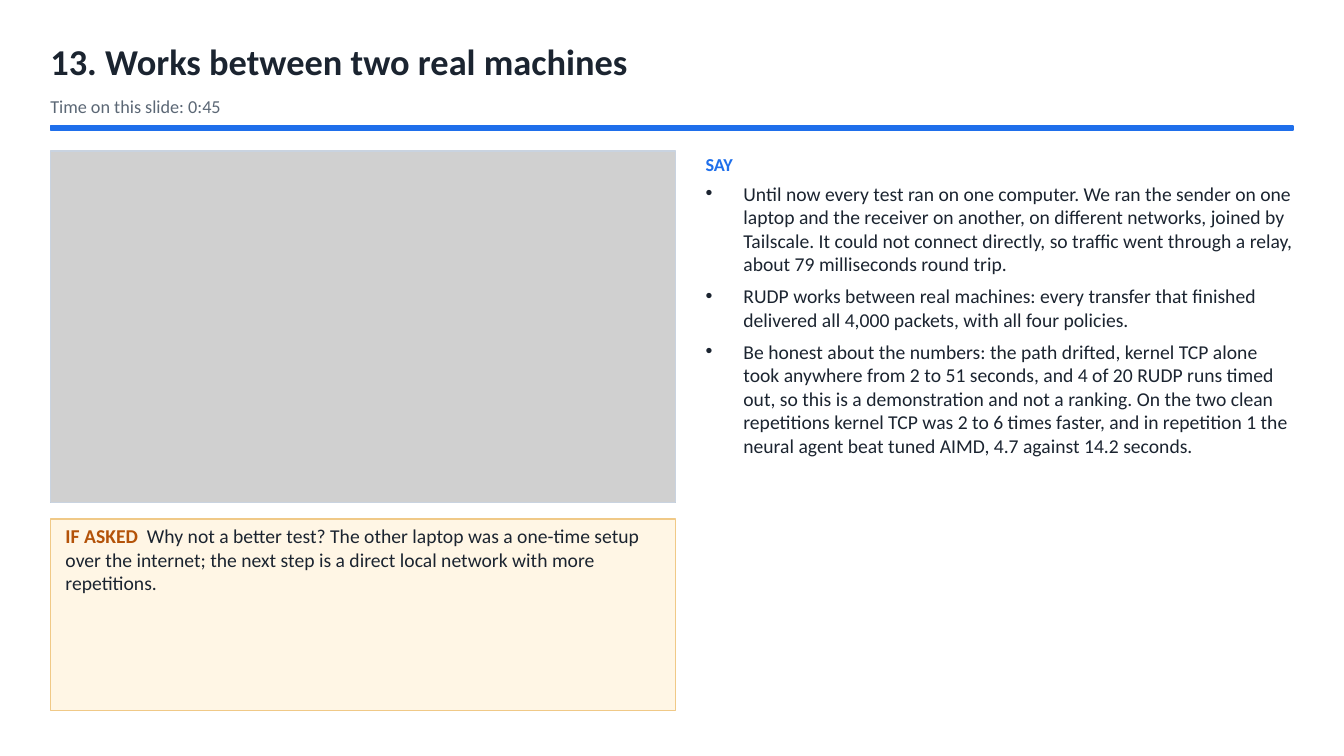
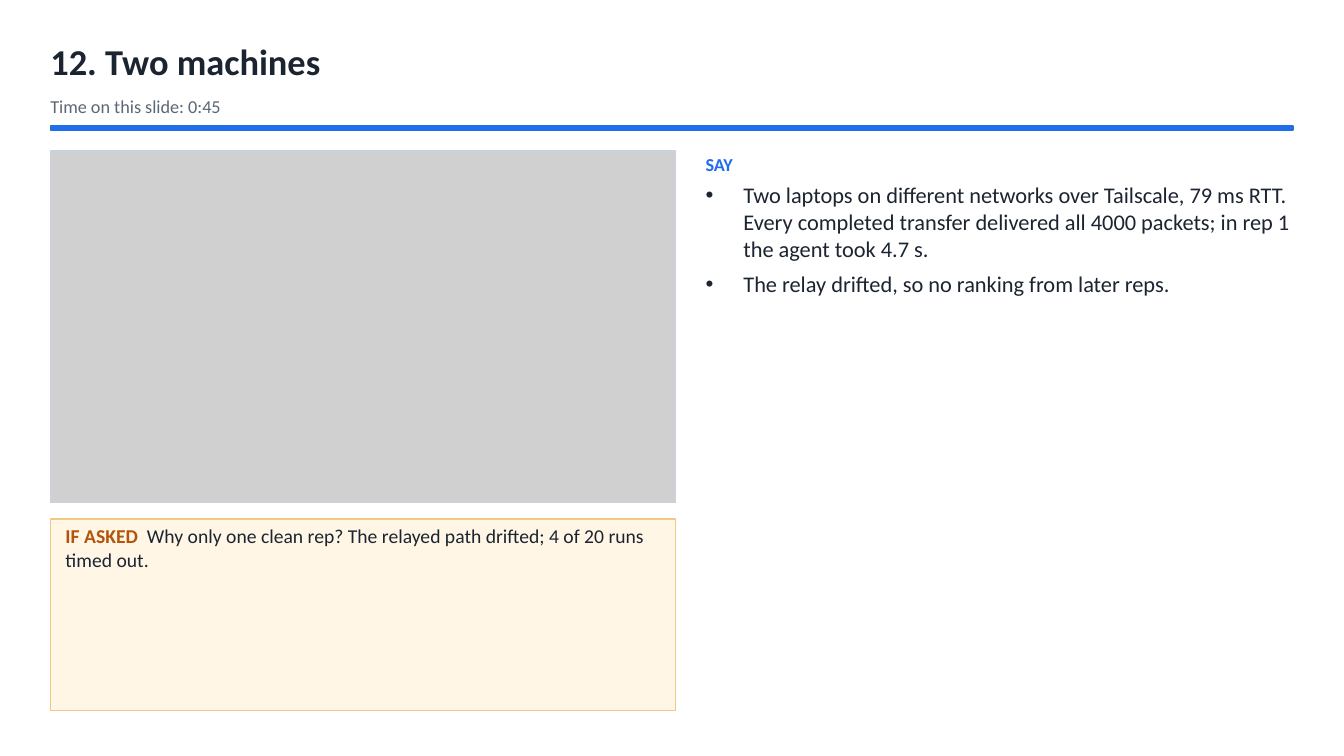
Before and after one commit to Capsturrrr/REPLIC, a slide deck: slide 14 of docs/final/RUDP_Host_Guide.pptx (slide 15 before the commit). Drawn at 1344x756 pixels with LibreOffice and Linux fonts; fonts in the diff are those of the drawing; grey boxes stand for pictures. Boxes give left, top, right and bottom in pixels: in the first picture for what was removed or moved away, otherwise in the second. Text is boxed around its words. In the diff, an @@ line names an element or a change of style, - is before the commit and + after.

```diff
--- a/docs/final/RUDP_Host_Guide.pptx
+++ b/docs/final/RUDP_Host_Guide.pptx
@@ text at (50,49,320,76): text changed @@
-13. Works between two real machines
+12. Two machines
@@ text at (743,187,1289,296): text changed; size 14 to 16 pt @@
-• Until now every test ran on one computer. We ran the sender on one laptop and the receiver on another, on different networks, joined by Tailscale. It could not connect directly, so traffic went through a relay, about 79 milliseconds round trip.
-• RUDP works between real machines: every transfer that finished delivered all 4,000 packets, with all four policies.
-• Be honest about the numbers: the path drifted, kernel TCP alone took anywhere from 2 to 51 seconds, and 4 of 20 RUDP runs timed out, so this is a demonstration and not a ranking. On the two clean repetitions kernel TCP was 2 to 6 times faster, and in repetition 1 the neural agent beat tuned AIMD, 4.7 against 14.2 seconds.
+• Two laptops on different networks over Tailscale, 79 ms RTT. Every completed transfer delivered all 4000 packets; in rep 1 the agent took 4.7 s.
+• The relay drifted, so no ranking from later reps.
@@ text at (65,529,644,567): text changed @@
-IF ASKED Why not a better test? The other laptop was a one-time setup over the internet; the next step is a direct local network with more repetitions.
+IF ASKED Why only one clean rep? The relayed path drifted; 4 of 20 runs timed out.
```
Also in this commit, not shown: 37 other slides changed, 5 slides removed, 9 other files.
